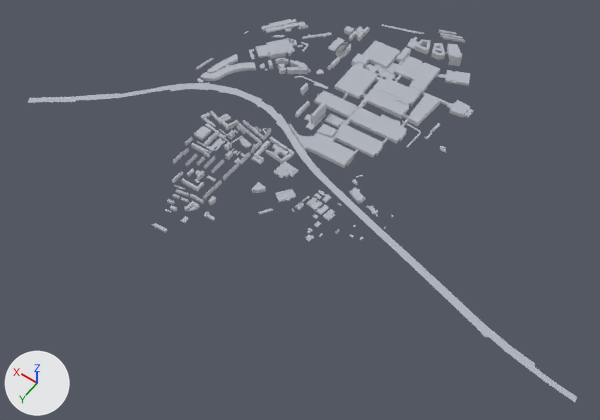
A saved change to the glTF model app/public/models/messe.glb.
Rendered twice from a 50 mm camera at (-546.0, 3061.0, 2732.0) aimed at (776.0, 1210.0, -177.0). Arrows for +X, +Y and +Z are at lower left; the lights stay in place. The picture after the commit comes second.

The first picture shows 'messegelaende'.
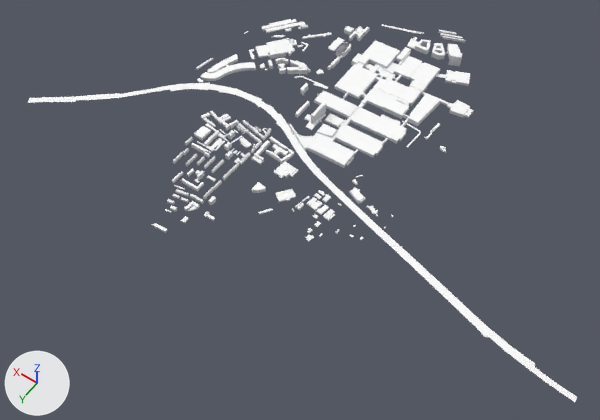
Boxes [x1, y1, x2, y2] around the edits, measured in the pictures (600 x 420 px):
'messegelaende', recoloured
    both: [27, 19, 577, 402]

The change, as a diff of the scene's bpy script:
```diff
--- a/app/public/models/messe.glb.py
+++ b/app/public/models/messe.glb.py
@@ mat_roof @@
 mat_roof = principled_material('roof')
-mat_roof.base_color = (0.44, 0.47, 0.52)  # light grey #b1b6bf
+mat_roof.base_color = (1.0, 1.0, 1.0)  # white #ffffff
 mat_roof.roughness = 0.9
```
